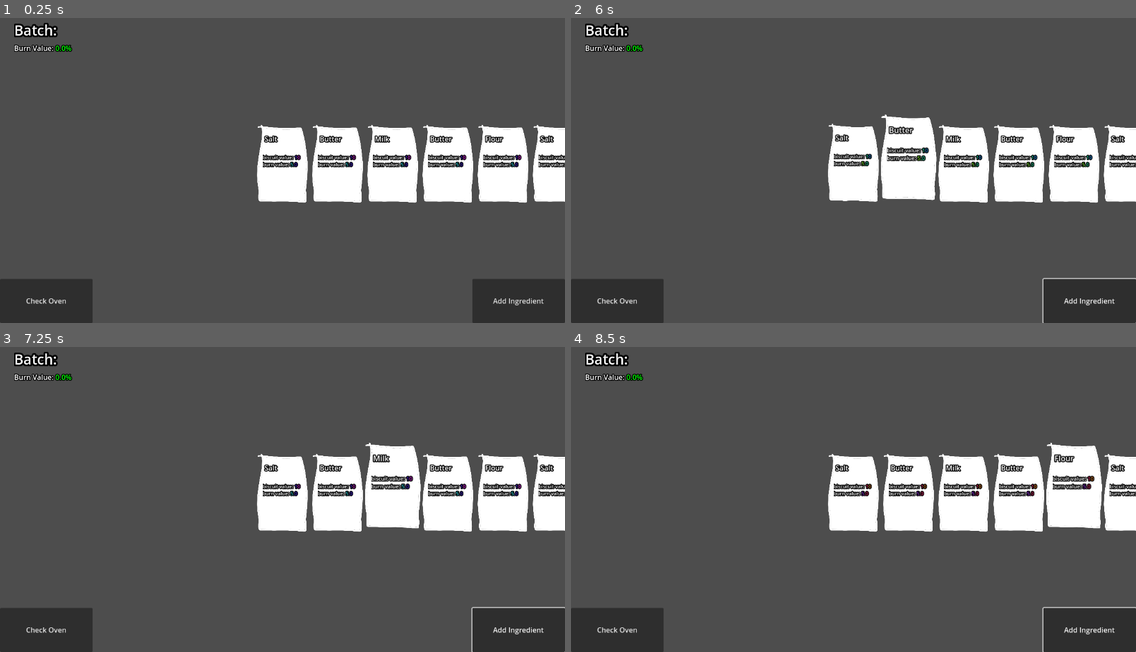
Above: before the commit, frames 1-4 (two rows, left to right).
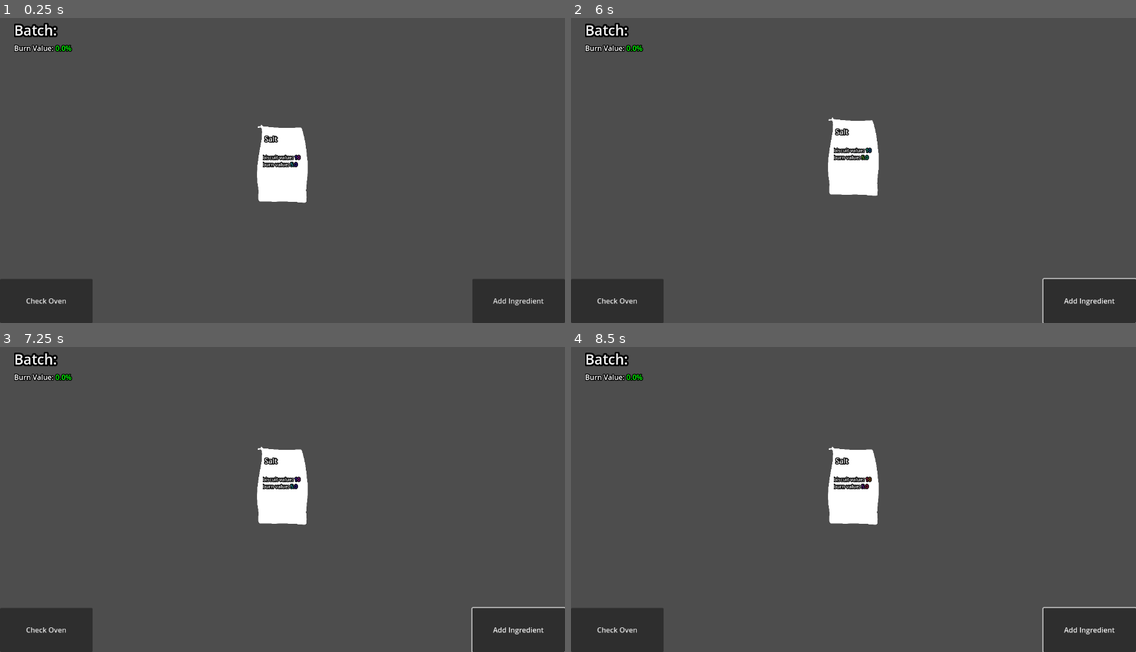
Above: after the commit, the same moments.

Repository: Linkerpink/Risk-It-For-The-Biscuit
Game: Godot game, scene res://scenes/PointAccumalation.tscn
Same seed, same stepped clock (60 frames per second), same inputs: the game is played once before the commit and once after it.
Inputs (mouse positions are in pixels of both pictures, inside the frame that each line leads up to):
- Up to frame 1 (0.25 s): no input
- Up to frame 2 (6 s): click "Add Ingredient" at 0.5 s; click "Check Oven" at 1.25 s; click "Check Oven" at 2 s; click "Add Ingredient" at 2.75 s; click "Check Oven" at 3.5 s; click "Add Ingredient" at 4.25 s; move the mouse to (853, 164) at 5.02 s; click (853, 164) at 5.1 s; move the mouse to (910, 164) at 5.77 s; click (910, 164) at 5.85 s
- Up to frame 3 (7.25 s): move the mouse to (395, 493) at 6.52 s; click (395, 493) at 6.6 s
- Up to frame 4 (8.5 s): move the mouse to (1017, 493) at 7.27 s; click (1017, 493) at 7.35 s; move the mouse to (1073, 493) at 8.02 s; click (1073, 493) at 8.1 s

The runs differ from the first frame. In frame 1, 9.3% of the frame differs, in the area x 45-100%, y 35-61%; in frame 2, 11%; in frame 3, 11%; in frame 4, 11%, in the area x 45-100%, y 31-61%.
Error before the commit: Invalid access to property or key 'ingredient' on a base object of type 'Nil'. (res://scripts/IngredientUI.gd:10)

Commit message:
multiple cards selecting (TODO: fix card positions)

Diff:
--- a/scripts/BatchManager.gd
+++ b/scripts/BatchManager.gd
@@ -6,10 +6,13 @@
 
 @onready var biscuit_value_text : RichTextLabel = $"../CanvasLayer/Ingredient UI/MarginContainer/VBoxContainer/Biscuit Value Text"
 @onready var burn_value_text : RichTextLabel = $"../CanvasLayer/Ingredient UI/MarginContainer/VBoxContainer/Burn Value Text"
+var hand_manager : HandManager
 
 var ingredients : Array[Ingredient] = []
 
 func _ready() -> void:
+	hand_manager = get_tree().get_first_node_in_group("hand_manager")
+
 	_change_biscuit_value_text()
 	_change_burn_value_text()
 
@@ -17,10 +20,18 @@
 	if Input.is_action_just_pressed("debug_toggle_biscuit_text"):
 		biscuit_value_text.show()
 
-func add_ingredient(_ingredient : Ingredient):
-	ingredients.insert(ingredients.size(), _ingredient)
-	change_batch_biscuit_value(_ingredient.biscuit_value)
-	change_batch_burn_value(_ingredient.burn_value)
+func add_ingredients():
+	for i : IngredientCard in hand_manager.selected_cards:
+		hand_manager.remove_card(i)
+
+		var _ingredient = i.get_ingredient()
+		ingredients.insert(ingredients.size(), _ingredient)
+		change_batch_biscuit_value(_ingredient.biscuit_value)
+		change_batch_burn_value(_ingredient.burn_value)
+
+	print(ingredients)
+	ingredients.clear()
+	hand_manager.selected_cards.clear()
 
 #region Biscuits
 func change_batch_biscuit_value(_amount : int):
@@ -36,7 +47,6 @@
 
 func _change_biscuit_value_text():
 	biscuit_value_text.text = "Biscuit Value: " + _biscuit_text_effects() + str(batch_biscuit_value)
-	print(_biscuit_text_effects())
 
 func _biscuit_text_effects():
 	var _text = ""
@@ -76,7 +86,6 @@
 
 func _change_burn_value_text():
 	burn_value_text.text = "Burn Value: " + _burn_text_effects() + str(batch_burn_value) + "%"
-	print(_burn_text_effects())
 
 func _burn_text_effects():
 	var _text = ""
--- a/scripts/HandManager.gd
+++ b/scripts/HandManager.gd
@@ -7,7 +7,7 @@
 @onready var ingredient_card_scene = preload("res://scenes/IngredientCard.tscn")
 @export var unlocked_ingredients : Array[Ingredient] = [] # 0: sugar 1: flour 2: water 3: salt 4: milk 5: buttermilk 6: butter
 
-var selected_card : IngredientCard
+var selected_cards : Array[IngredientCard]
 
 var sugar
 var flour
@@ -42,19 +42,32 @@
 func _make_hand():
 	var _rnd = randi_range(3, 6)
 	for i in _rnd:
-		var _rnd_ingr = deck.get(randi_range(0, unlocked_ingredients.size() - 1))
-		hand.insert(hand.size(), _rnd_ingr)
+		add_card()
 
-		var card : IngredientCard = ingredient_card_scene.instantiate()
-		card.change_ingredient(_rnd_ingr)
-		card.position = Vector2(125 * i, 0)
-		var ingredient_text : RichTextLabel = card.get_child(2).get_child(0)
-		add_child(card)
-		ingredient_text.text = "[outline_size={8}] [font_size={16}]" + str(card.ingredient_name) + "\n\n[font_size={11}]biscuit value: [rainbow]" + str(card.ingredient.biscuit_value) + "\n[/rainbow]burn value: [rainbow]" + str(card.ingredient.burn_value)
+func add_card():
+	var _rnd_ingr = deck.get(randi_range(0, unlocked_ingredients.size() - 1))
+	hand.insert(hand.size(), _rnd_ingr)
+
+	var card : IngredientCard = ingredient_card_scene.instantiate()
+	card.change_ingredient(_rnd_ingr)
+	var ingredient_text : RichTextLabel = card.get_child(2).get_child(0)
+	add_child(card)
+	ingredient_text.text = "[outline_size={8}] [font_size={16}]" + str(card.ingredient_name) + "\n\n[font_size={11}]biscuit value: [rainbow]" + str(card.ingredient.biscuit_value) + "\n[/rainbow]burn value: [rainbow]" + str(card.ingredient.burn_value)
+	card.position = Vector2(125 * hand.size(), 0)
+	print(hand)
+
+func remove_card(_card : IngredientCard):
+	hand.erase(_card)
+	_card.queue_free()
+	add_card()
 
 func select_card(_card : IngredientCard):
-	selected_card = _card
-	print("selected card " + str(_card))
+	selected_cards.insert(selected_cards.size(), _card)
+	print(selected_cards)
+
+func unselect_card(_card : IngredientCard):
+	selected_cards.erase(_card)
+	print(selected_cards)
 
 func _get_ingredients():
 	sugar = unlocked_ingredients.get(0)
--- a/scripts/IngredientCard.gd
+++ b/scripts/IngredientCard.gd
@@ -24,15 +24,18 @@
 		scale = Vector2(_scale, _scale)
 
 		if Input.is_action_just_pressed("left_click"):
-			if hand_manager.selected_card != self:
+			if not selected:
 				hand_manager.select_card(self)
+				selected = true
 			else:
-				hand_manager.select_card(null)
+				hand_manager.unselect_card(self)
+				selected = false
+
 	else:
 		var _scale = lerp(scale.x, initial_scale.x, lerp_speed * delta)
 		scale = Vector2(_scale, _scale)
 
-	if hand_manager.selected_card == self:
+	if selected:
 		position.y = lerp(position.y, initial_position.y - 16, lerp_speed * delta)
 	else:
 		position.y = lerp(position.y, initial_position.y, lerp_speed * delta)
@@ -46,3 +49,6 @@
 
 func _on_mouse_exited() -> void:
 	hovering = false
+
+func get_ingredient():
+	return ingredient
--- a/scripts/IngredientUI.gd
+++ b/scripts/IngredientUI.gd
@@ -7,4 +7,4 @@
 	pass # Replace with function body.
 
 func _on_add_ingredient_button_pressed() -> void:
-	batch_manager.add_ingredient(hand_manager.selected_card.ingredient)
+	batch_manager.add_ingredients()
